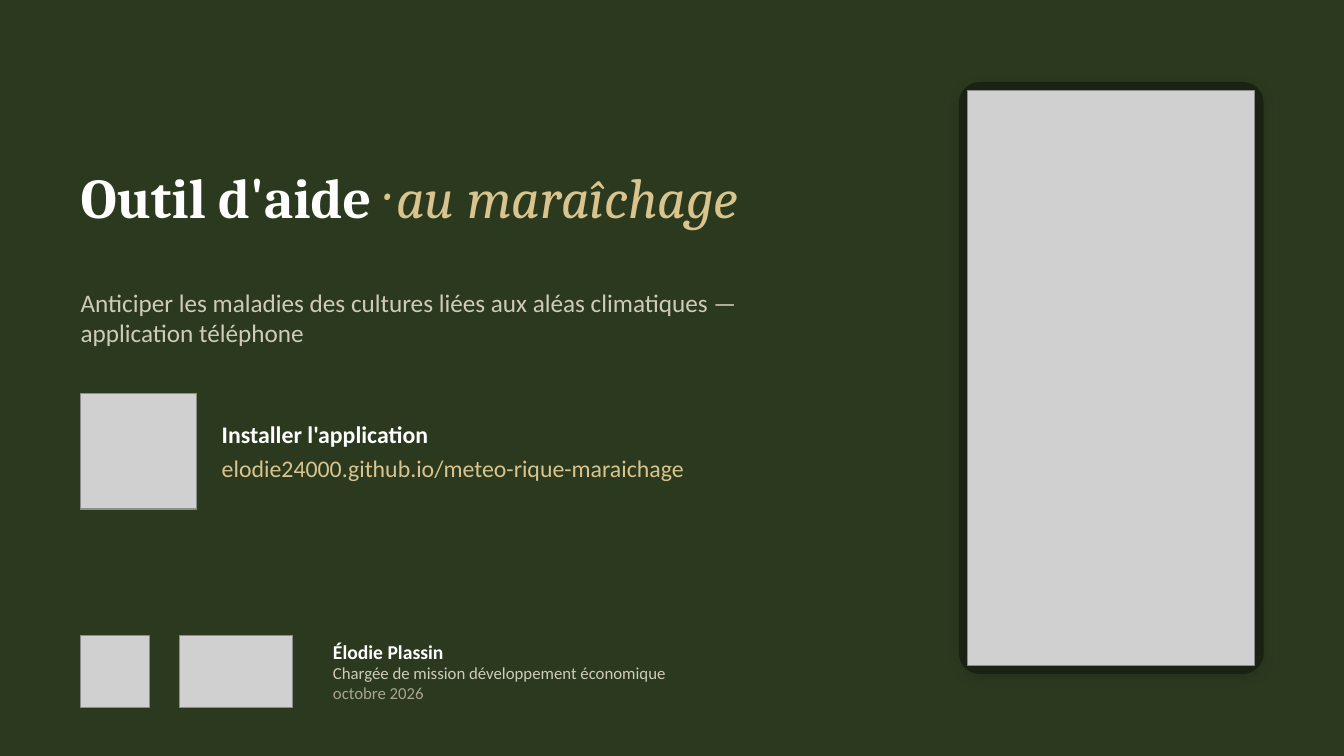
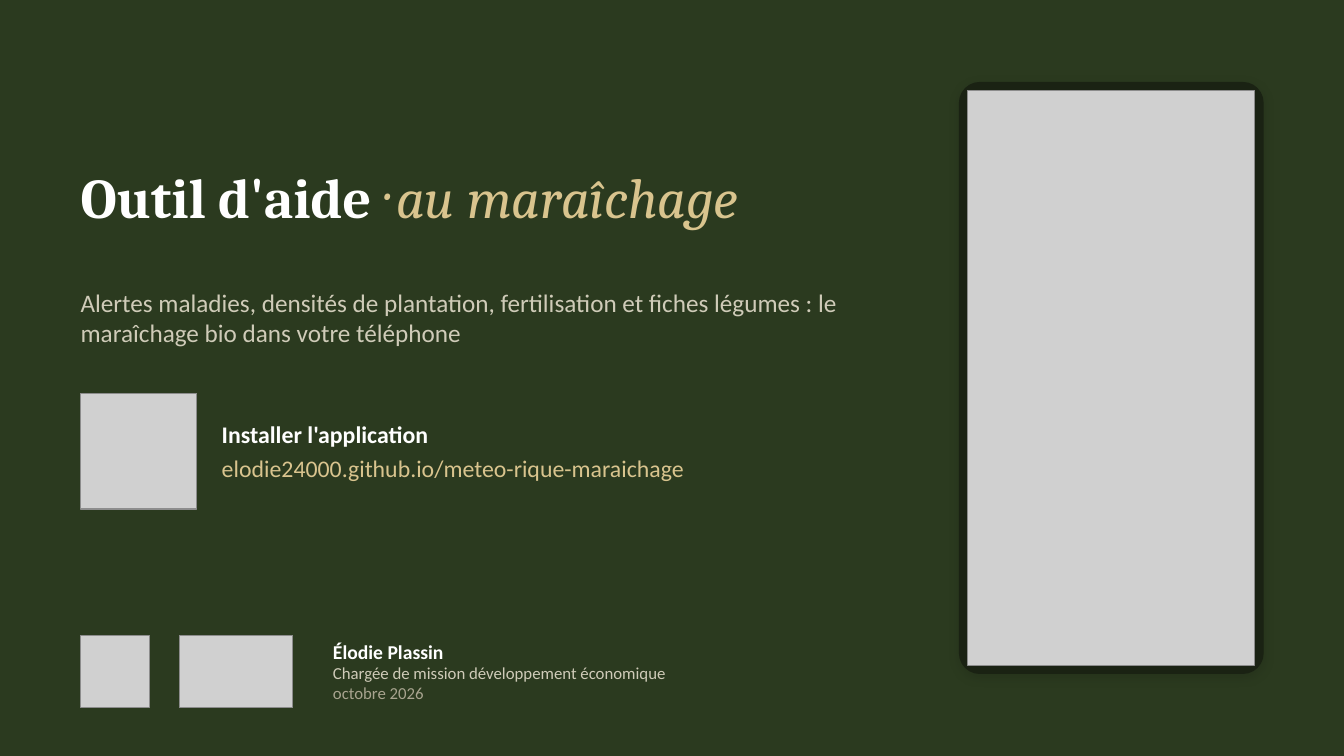
Before and after one commit to elodie24000/meteo-rique-maraichage, a slide deck: slide 1 of presentation/Presentation_outil_maraichage.pptx. Drawn at 1344x756 pixels with LibreOffice and Linux fonts; fonts in the diff are those of the drawing; grey boxes stand for pictures. Boxes give left, top, right and bottom in pixels: in the first picture for what was removed or moved away, otherwise in the second. Text is boxed around its words. In the diff, an @@ line names an element or a change of style, - is before the commit and + after.

```diff
--- a/presentation/Presentation_outil_maraichage.pptx
+++ b/presentation/Presentation_outil_maraichage.pptx
@@ text at bbox=[81, 294, 836, 347]: text changed @@
-Anticiper les maladies des cultures liées aux aléas climatiques — application téléphone
+Alertes maladies, densités de plantation, fertilisation et fiches légumes : le maraîchage bio dans votre téléphone
```
